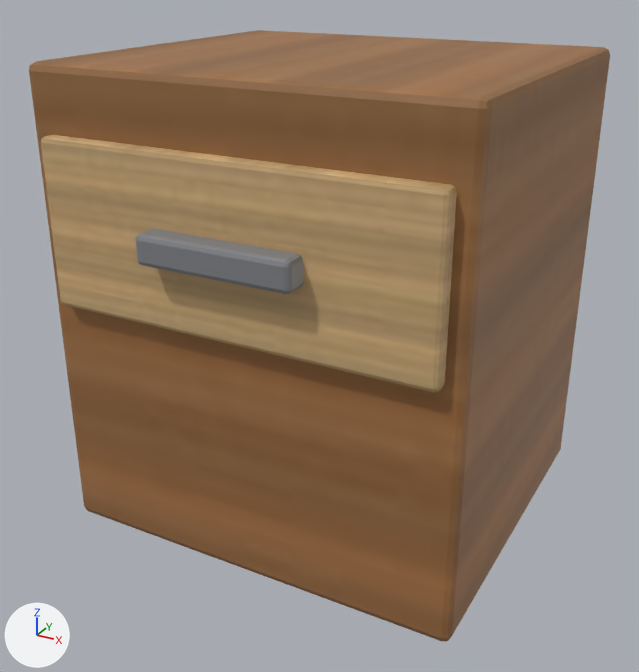
What one commit did to the glTF model models/pieces/nightstand.glb.
One viewpoint serves both versions: a camera (50 mm lens) standing at (0.428, -0.819, 0.627) and looking at (0.0, -0.04, 0.238). Every picture has the same lights, and +X, +Y and +Z are marked at lower left. The older version comes first.

Script lines for the objects in view, before the commit:
```python
me_cube_090 = bpy.data.meshes.new('Cube.090')
me_cube_090.from_pydata(...)  # 56 vertices, 108 faces; spans x -0.225..0.225, y -0.2..0.2, z -0.25..0.25
me_cube_090.materials.append(mat_wood)  # picture img_t_wood
me_cube_091 = bpy.data.meshes.new('Cube.091')
me_cube_091.from_pydata(...)  # 336 vertices, 648 faces; spans x -0.205..0.205, y -0.037..0.33, z -0.085..0.085
# faces by material slot: [108, 432, 108]
me_cube_091.materials.append(mat_wood_light)  # picture img_t_wood_001
me_cube_091.materials.append(mat_wood_body)  # picture img_t_wood_002
me_cube_091.materials.append(mat_dark)  # grey #84868b
ob_body_001 = bpy.data.objects.new('body.001', me_cube_090)
ob_body_001.location = (0.0, 0.0, 0.28)
ob_part_drawer__nightstand = bpy.data.objects.new('part_drawer__nightstand', me_cube_091)
ob_part_drawer__nightstand.location = (0.0, -0.2, 0.38)
```
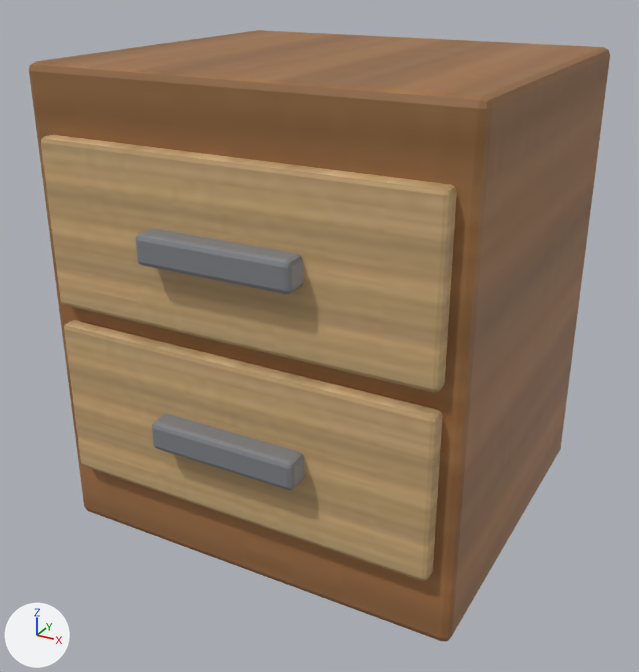
Boxes (x1, y1, x2, y2) around the edits, measured in the pictures (639 x 672 px):
```json
{"object": "part_drawer2__nightstand", "change": "added", "after": [64, 320, 443, 581], "on screen": "brown", "faces in mat_wood_light (picture img_t_wood_001)": [64, 320, 443, 581], "faces in mat_dark (grey #84868b)": [152, 414, 305, 490]}
```

Edits to the scene script, one JSON object a line:
```json
{"op": "add", "block": "me_cube_103", "code": ["me_cube_103 = bpy.data.meshes.new('Cube.103')", "me_cube_103.from_pydata(...)  # 336 vertices, 648 faces; spans x -0.205..0.205, y -0.037..0.33, z -0.085..0.085", "# faces by material slot: [108, 432, 108]", "me_cube_103.materials.append(mat_wood_light)  # picture img_t_wood_001", "me_cube_103.materials.append(mat_wood_body)  # picture img_t_wood_002", "me_cube_103.materials.append(mat_dark)  # grey #84868b"]}
{"op": "add", "block": "ob_part_drawer2__nightstand", "code": ["ob_part_drawer2__nightstand = bpy.data.objects.new('part_drawer2__nightstand', me_cube_103)", "ob_part_drawer2__nightstand.location = (0.0, -0.2, 0.19)"]}
```
